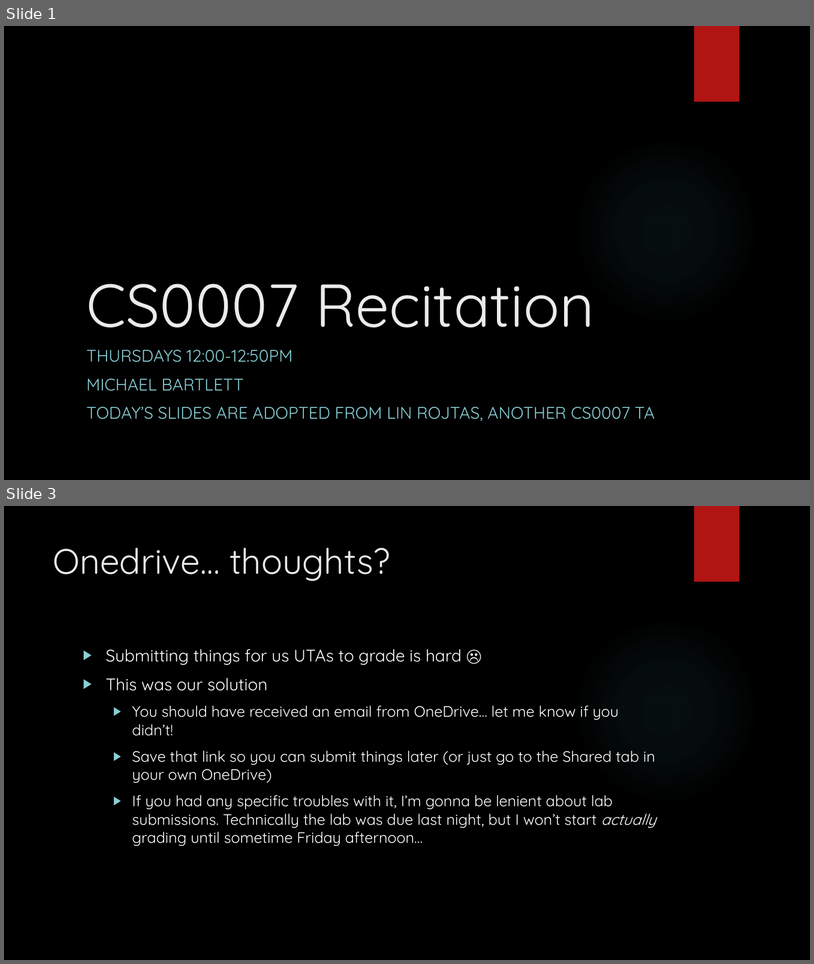
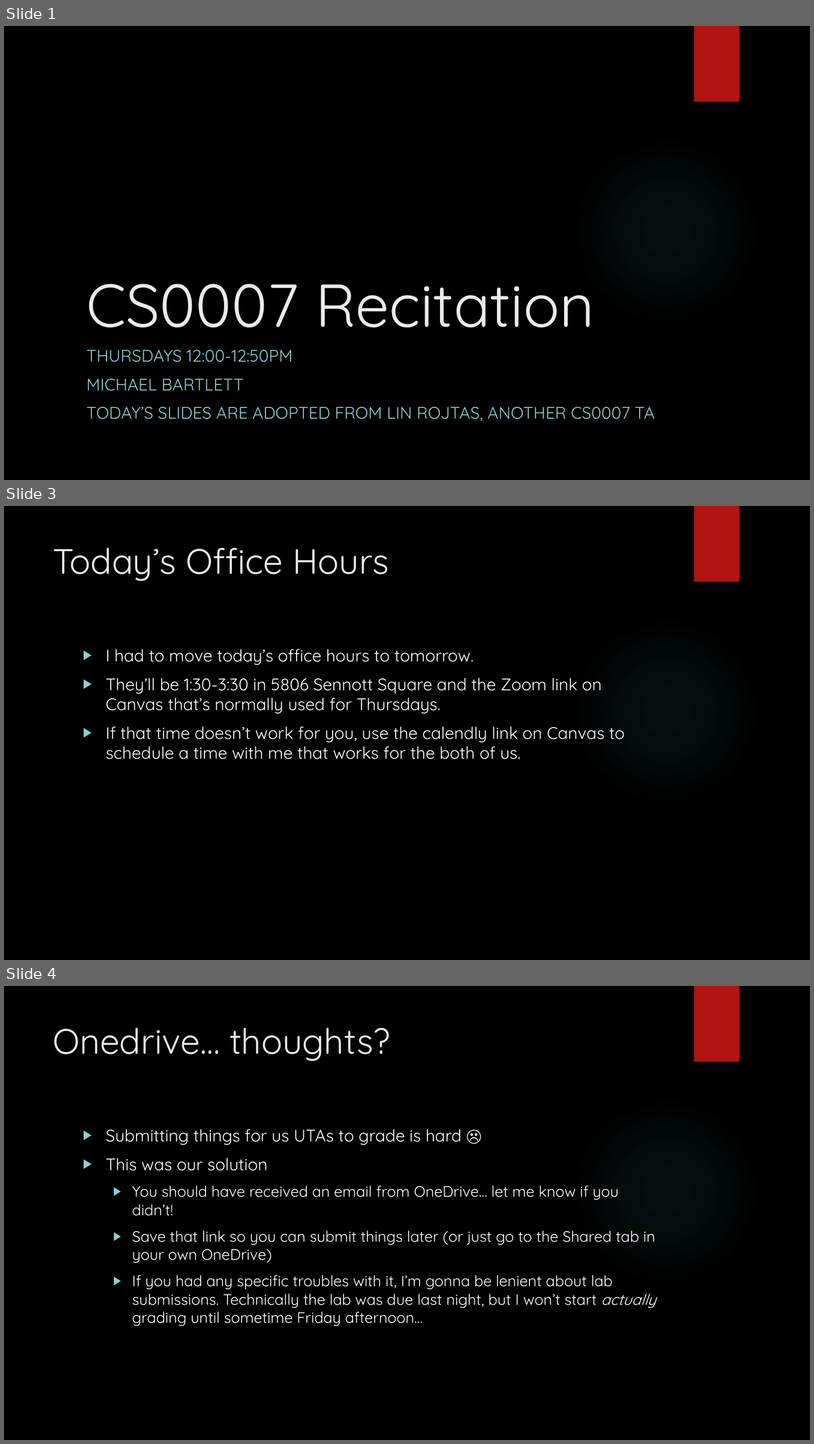
Before and after one commit to michaelbartlett17/cs7-recs, a slide deck: Slides/0923Recitation.pptx. Shown one above the other, each under a label of ours: slides 1 and 3 before the commit, slides 1, 3 and 4 after it; the slides between them are not shown. The pictures are 814x964 and 814x1444 pixels, drawn with LibreOffice and Linux fonts; fonts in the diff are those of the drawing; background and template pictures are left out. Boxes give left, top, right and bottom in pixels: in the first picture for what was removed or moved away, otherwise in the second. Text is boxed around its words. In the diff, an @@ line names an element or a change of style, - is before the commit and + after.

```diff
--- a/Slides/0923Recitation.pptx
+++ b/Slides/0923Recitation.pptx
@@ slide 3 added at [4, 506, 810, 960], background picture (left out); not listed: 2 template elements that a slide beside it also shows @@
@@ title added at [53, 547, 389, 581], 42 pt, text #EBEBEB @@
+Today’s Office Hours
@@ text added at [106, 649, 625, 759], 20 pt, text #FFFFFF @@
+▶ I had to move today’s office hours to tomorrow.
+▶ They’ll be 1:30-3:30 in 5806 Sennott Square and the Zoom link on Canvas that’s normally used for Thursdays.
+▶ If that time doesn’t work for you, use the calendly link on Canvas to schedule a time with me that works for the both of us.
@@ what was slide 3 is now slide 4 @@
```
Also in this commit, not shown: 1 slide changed, 1 other file.
